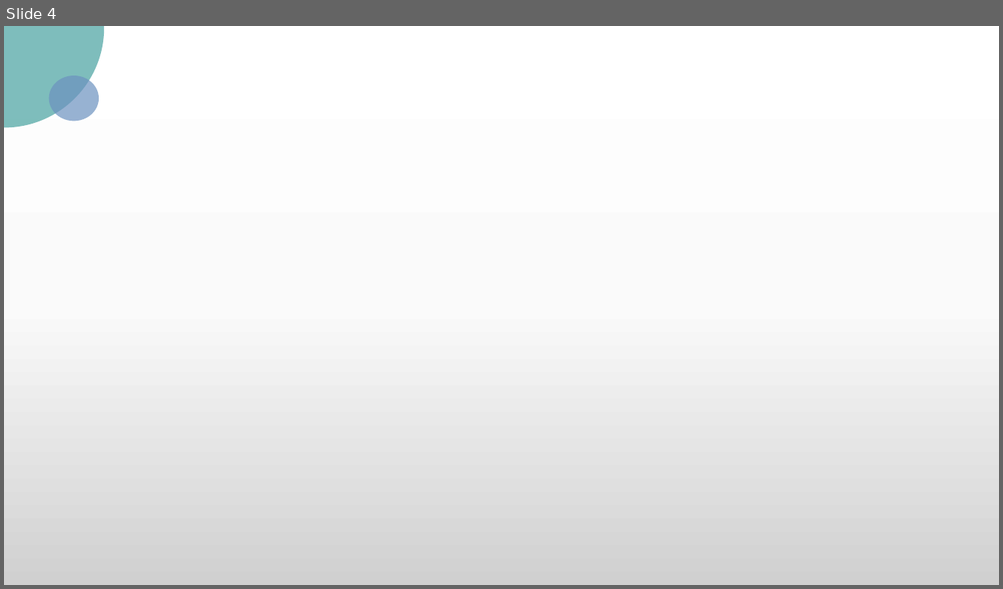
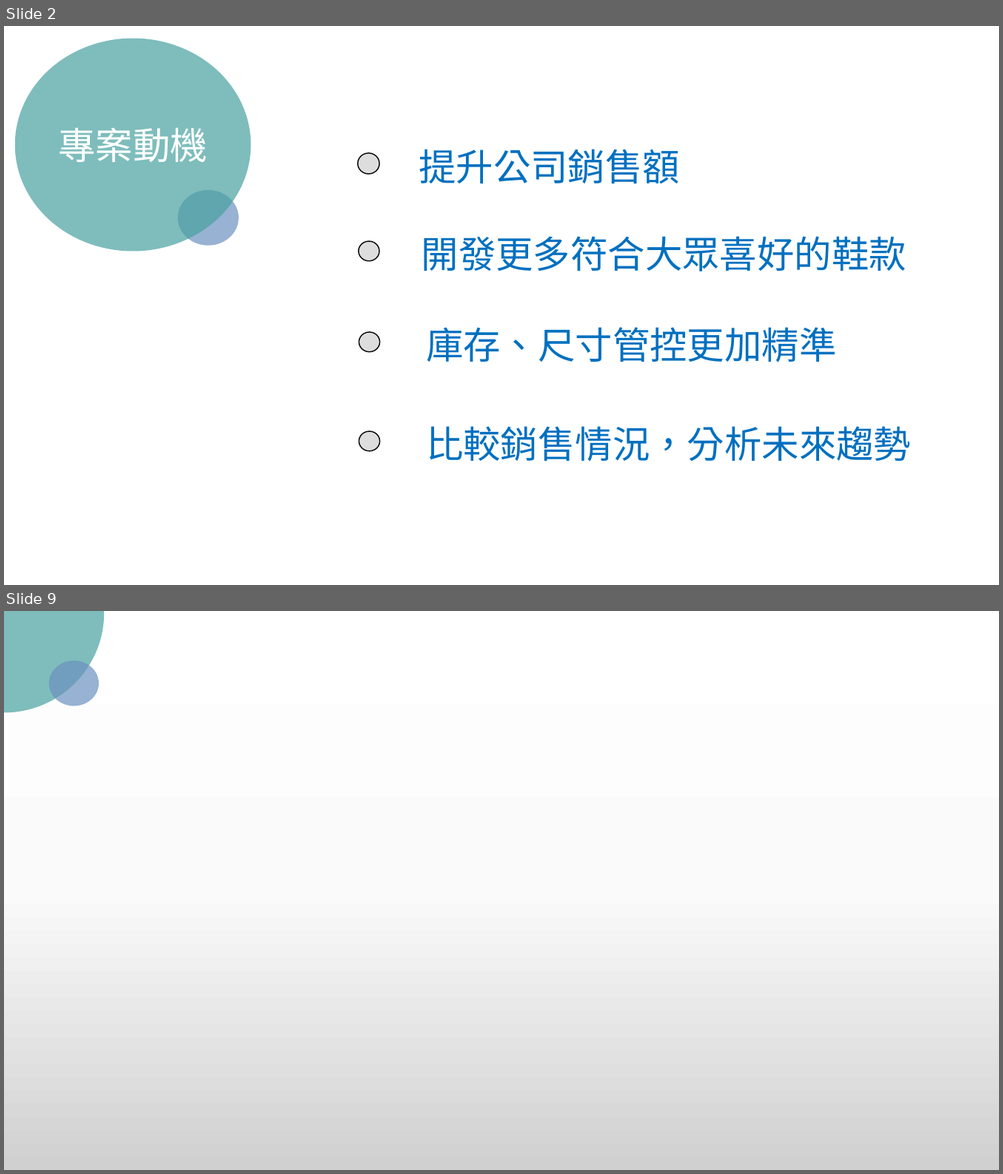
Before and after one commit to Crystal9202/SideProject02-DataAnalysis, a slide deck: Sideprojetc.pptx. Shown one above the other, each under a label of ours: slide 4 before the commit, slides 2 and 9 after it; the slides between them are not shown. The pictures are 1003x589 and 1003x1174 pixels, drawn with LibreOffice and Linux fonts; fonts in the diff are those of the drawing; background and template pictures are left out. Boxes give left, top, right and bottom in pixels: in the first picture for what was removed or moved away, otherwise in the second. Text is boxed around its words. In the diff, an @@ line names an element or a change of style, - is before the commit and + after.

```diff
--- a/Sideprojetc.pptx
+++ b/Sideprojetc.pptx
@@ slide 2 added at box(4, 26, 999, 585), background picture (left out) @@
@@ ellipse added at box(15, 38, 251, 251), fill #48A2A0 at 70% opacity, 36 pt, text #FFFFFF @@
+專案動機
@@ ellipse added at box(358, 153, 379, 175), fill #DDDDDD, outline #000000 1 pt @@
@@ text added at box(418, 149, 680, 184), 36 pt, text #0070C0 @@
+提升公司銷售額
@@ ellipse added at box(178, 190, 239, 245), fill #6C92C0 at 70% opacity @@
@@ ellipse added at box(358, 241, 379, 262), fill #DDDDDD, outline #000000 1 pt @@
@@ text added at box(421, 236, 906, 272), 36 pt, text #0070C0 @@
+開發更多符合大眾喜好的鞋款
@@ ellipse added at box(359, 332, 380, 353), fill #DDDDDD, outline #000000 1 pt @@
@@ text added at box(426, 327, 836, 363), 36 pt, text #0070C0 @@
+庫存、尺寸管控更加精準
@@ ellipse added at box(359, 432, 380, 452), fill #DDDDDD, outline #000000 1 pt @@
@@ text added at box(426, 426, 910, 462), 36 pt, text #0070C0 @@
+比較銷售情況，分析未來趨勢
@@ what was slide 4 is now slide 9 @@
```
Also in this commit, not shown: 3 slides changed, 14 other slides added, 8 slides removed, 3 other files.
